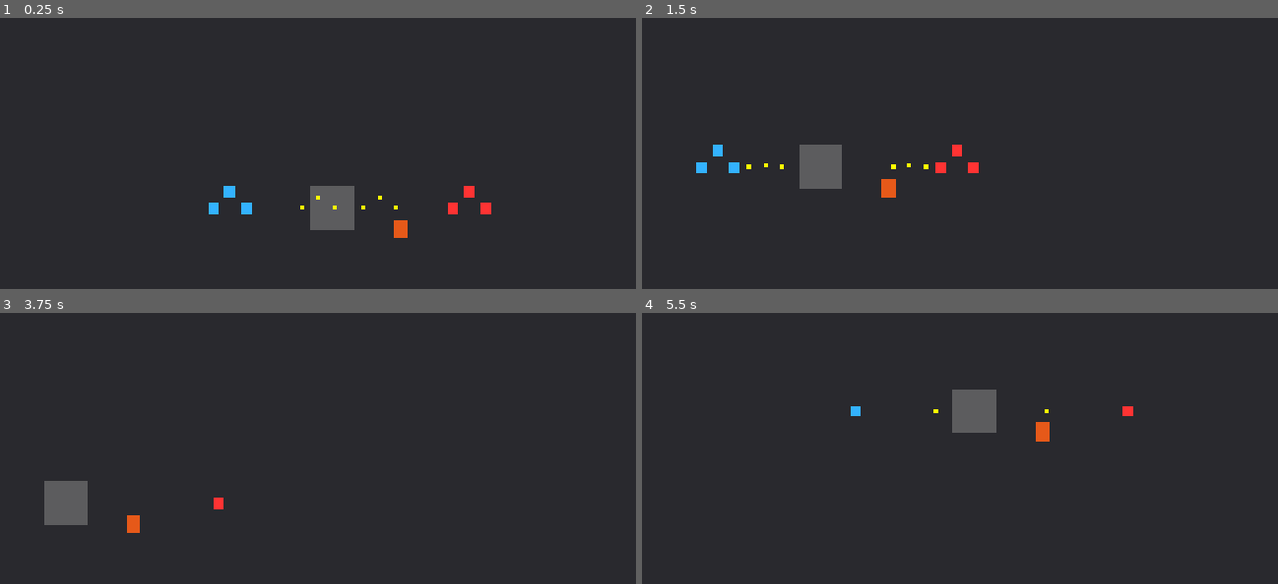
Above: before the commit, frames 1-4 (two rows, left to right).
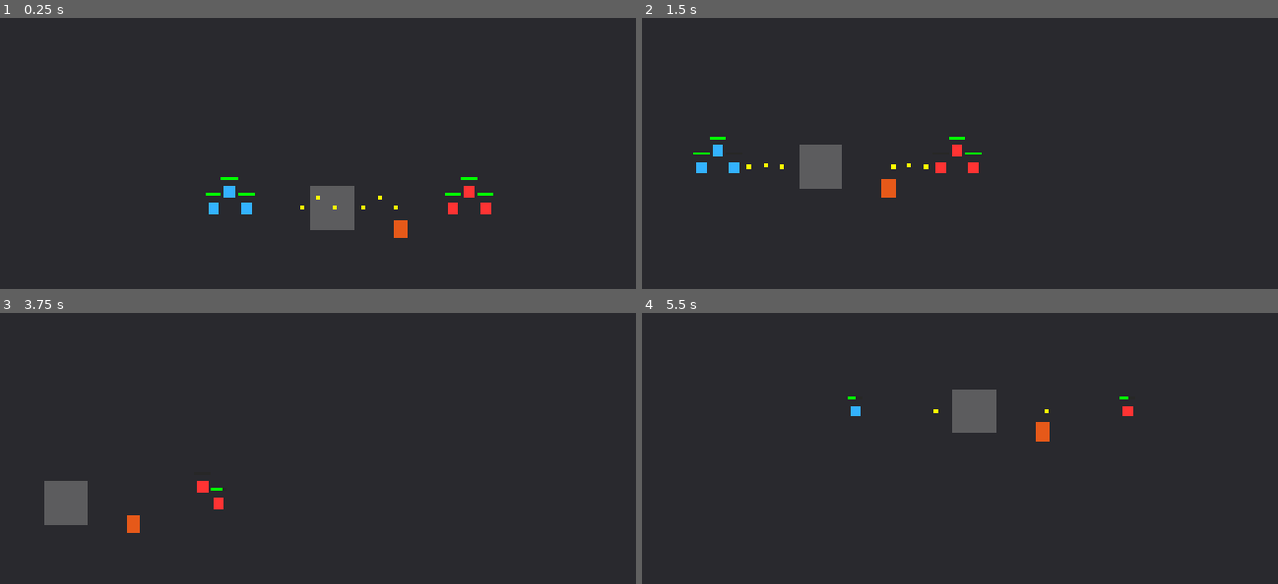
Above: after the commit, the same moments.

Repository: roflanbi4/game-zov
Game: Godot game, scene res://scenes/core/main_game.tscn
Two runs of this game, one before a commit and one after it. Both use one fixed random seed, a clock stepped at 60 frames per second and the inputs below.
Inputs (mouse positions are in pixels of both pictures, inside the frame that each line leads up to):
- Up to frame 1 (0.25 s): no input
- Up to frame 2 (1.5 s): move the mouse to (1208, 158) at 0.52 s; hold D 0.53-1.28 s; click (1208, 158) at 0.67 s; move the mouse to (877, 202) at 1.27 s; hold S from 1.28 s (still down)
- Up to frame 3 (3.75 s): move the mouse to (470, 378) at 2.02 s; release S at 2.03 s; hold D 2.03-2.78 s; move the mouse to (356, 565) at 2.77 s; hold W 2.78-3.53 s; click (356, 565) at 2.92 s; move the mouse to (629, 543) at 3.52 s; hold A from 3.53 s (still down)
- Up to frame 4 (5.5 s): move the mouse to (801, 410) at 4.27 s; move the mouse to (1074, 475) at 5.02 s; release A at 5.03 s; hold S from 5.03 s (still down); click (1074, 475) at 5.17 s

The runs differ from the first frame. In frame 1, 0.2% of the frame differs, in the area x 32-78%, y 58-66%; in frame 2, less than 0.1%; in frame 3, 0.1%; in frame 4, less than 0.1%.

Commit message:
4-sex

Diff:
--- a/project.godot
+++ b/project.godot
@@ -11,9 +11,9 @@
 [application]
 
 config/name="east-rift-zone"
+run/main_scene="res://scenes/core/main_game.tscn"
 config/features=PackedStringArray("4.7", "GL Compatibility")
 config/icon="res://icon.svg"
-run/main_scene="res://scenes/core/main_game.tscn"
 
 [display]
 
--- /dev/null
+++ b/scripts/components/MoraleComponent.gd
@@ -0,0 +1,119 @@
+class_name MoraleComponent
+extends Node
+
+@export var max_morale: float = 100.0
+@export var panic_threshold: float = 30.0
+@export var recovery_rate: float = 5.0
+@export var combat_timeout: float = 3.0
+
+var current_morale: float = 100.0
+var is_panicked: bool = false
+var cowardice_multiplier: float = 1.5
+
+var soldier: CharacterBody2D = null
+var health_component: HealthComponent = null
+var weapon_component: WeaponComponent = null
+
+var _base_move_speed: float = 0.0
+var _base_attack_cooldown: float = 0.0
+var _combat_timer: float = 0.0
+var _medic_recovery_bonus: float = 0.0
+
+var _bar_root: Node2D = null
+var _bar_bg: ColorRect = null
+var _bar_fg: ColorRect = null
+
+func _ready() -> void:
+	if soldier == null:
+		soldier = get_parent() as CharacterBody2D
+	if health_component == null and soldier != null:
+		health_component = soldier.get_node_or_null("HealthComponent") as HealthComponent
+	if weapon_component == null and soldier != null:
+		weapon_component = soldier.get_node_or_null("WeaponComponent") as WeaponComponent
+	if soldier != null and _base_move_speed == 0.0:
+		_base_move_speed = soldier.move_speed
+	if weapon_component != null and _base_attack_cooldown == 0.0:
+		_base_attack_cooldown = weapon_component.attack_cooldown
+
+	current_morale = max_morale
+	_create_bar()
+	_apply_panic_effects()
+	_update_bar()
+
+func _process(delta: float) -> void:
+	if _combat_timer > 0.0:
+		_combat_timer = maxf(0.0, _combat_timer - delta)
+	else:
+		var rate: float = recovery_rate + _medic_recovery_bonus
+		current_morale = minf(max_morale, current_morale + rate * delta)
+		_update_panic_state()
+
+	_apply_panic_effects()
+	_update_bar()
+
+func reduce_morale(amount: float) -> void:
+	if amount <= 0.0:
+		return
+	var actual: float = amount * cowardice_multiplier
+	if health_component != null and health_component.in_cover:
+		actual *= 0.5
+	current_morale = clampf(current_morale - actual, 0.0, max_morale)
+	_combat_timer = combat_timeout
+	_update_panic_state()
+
+func set_medic_recovery_bonus(bonus: float) -> void:
+	_medic_recovery_bonus = bonus
+
+func _update_panic_state() -> void:
+	var should_panic: bool = current_morale < panic_threshold
+	if should_panic != is_panicked:
+		is_panicked = should_panic
+
+func _apply_panic_effects() -> void:
+	if soldier != null and is_instance_valid(soldier):
+		if is_panicked:
+			soldier.move_speed = _base_move_speed * 0.6
+		else:
+			soldier.move_speed = _base_move_speed
+	if weapon_component != null and is_instance_valid(weapon_component):
+		if is_panicked:
+			weapon_component.attack_cooldown = _base_attack_cooldown * 2.0
+		else:
+			weapon_component.attack_cooldown = _base_attack_cooldown
+
+func _create_bar() -> void:
+	if soldier == null:
+		return
+	_bar_root = Node2D.new()
+	_bar_root.name = "MoraleBar"
+	_bar_root.position = Vector2(-12.0, -22.0)
+	soldier.add_child(_bar_root)
+
+	_bar_bg = ColorRect.new()
+	_bar_bg.size = Vector2(24.0, 4.0)
+	_bar_bg.color = Color(0.15, 0.15, 0.15, 0.85)
+	_bar_root.add_child(_bar_bg)
+
+	_bar_fg = ColorRect.new()
+	_bar_fg.size = Vector2(24.0, 4.0)
+	_bar_fg.color = Color.GREEN
+	_bar_root.add_child(_bar_fg)
+
+func _update_bar() -> void:
+	if _bar_fg == null:
+		return
+	var ratio: float = 0.0
+	if max_morale > 0.0:
+		ratio = clampf(current_morale / max_morale, 0.0, 1.0)
+	_bar_fg.size.x = 24.0 * ratio
+	_update_bar_color()
+
+func _update_bar_color() -> void:
+	if _bar_fg == null:
+		return
+	if is_panicked:
+		_bar_fg.color = Color.RED
+	elif current_morale < 50.0:
+		_bar_fg.color = Color.YELLOW
+	else:
+		_bar_fg.color = Color.GREEN
--- /dev/null
+++ b/scripts/components/SpecialistComponent.gd
@@ -0,0 +1,130 @@
+class_name SpecialistComponent
+extends Node
+
+enum Type { NONE = 0, MEDIC = 1, SAPPER = 2, RADIO = 3 }
+
+@export var specialist_type: int = Type.NONE
+
+var squad_controller: Node2D = null
+var _radio_applied: bool = false
+var _heal_accum: float = 0.0
+
+func _ready() -> void:
+	if squad_controller == null:
+		squad_controller = get_parent() as Node2D
+	if specialist_type == Type.RADIO:
+		_apply_radio_bonus()
+	if specialist_type != Type.MEDIC:
+		_reset_medic_bonuses()
+
+func _process(delta: float) -> void:
+	if squad_controller == null or not is_instance_valid(squad_controller):
+		return
+	var soldiers: Array = squad_controller.get("soldiers")
+	if soldiers == null:
+		return
+	if specialist_type == Type.MEDIC:
+		_process_medic(delta, soldiers)
+
+func _process_medic(delta: float, soldiers: Array) -> void:
+	_heal_accum += 4.0 * delta
+	var heal_tick: int = 0
+	while _heal_accum >= 1.0:
+		_heal_accum -= 1.0
+		heal_tick += 1
+	if heal_tick <= 0:
+		heal_tick = 0
+
+	for i in range(soldiers.size()):
+		var soldier: Node2D = soldiers[i] as Node2D
+		if soldier == null or not is_instance_valid(soldier):
+			continue
+		var health: HealthComponent = soldier.get_node_or_null("HealthComponent") as HealthComponent
+		var morale: MoraleComponent = soldier.get_node_or_null("MoraleComponent") as MoraleComponent
+
+		var has_nearby_ally: bool = false
+		for j in range(soldiers.size()):
+			if i == j:
+				continue
+			var other: Node2D = soldiers[j] as Node2D
+			if other != null and is_instance_valid(other):
+				if soldier.global_position.distance_to(other.global_position) <= 100.0:
+					has_nearby_ally = true
+					break
+
+		if has_nearby_ally:
+			if health != null and heal_tick > 0:
+				health.current_hp = mini(health.max_hp, health.current_hp + heal_tick)
+			if morale != null:
+				morale.set_medic_recovery_bonus(2.0)
+		else:
+			if morale != null:
+				morale.set_medic_recovery_bonus(0.0)
+
+func _apply_radio_bonus() -> void:
+	if _radio_applied:
+		return
+	if squad_controller == null:
+		return
+	var soldiers: Array = squad_controller.get("soldiers")
+	if soldiers == null:
+		return
+	for s in soldiers:
+		var soldier: Node2D = s as Node2D
+		if soldier == null or not is_instance_valid(soldier):
+			continue
+		var weapon: WeaponComponent = soldier.get_node_or_null("WeaponComponent") as WeaponComponent
+		if weapon == null:
+			continue
+		if not weapon.has_meta("base_attack_range"):
+			weapon.set_meta("base_attack_range", weapon.attack_range)
+		var base_range: float = float(weapon.get_meta("base_attack_range"))
+		weapon.attack_range = base_range * 1.25
+		var detection: Area2D = weapon.get_node_or_null("DetectionArea") as Area2D
+		if detection != null and detection.get_child_count() > 0:
+			var shape_node: Node = detection.get_child(0)
+			if shape_node is CollisionShape2D:
+				var circle: CircleShape2D = (shape_node as CollisionShape2D).shape as CircleShape2D
+				if circle != null:
+					circle.radius = weapon.attack_range
+	_radio_applied = true
+
+func _reset_medic_bonuses() -> void:
+	if squad_controller == null:
+		return
+	var soldiers: Array = squad_controller.get("soldiers")
+	if soldiers == null:
+		return
+	for s in soldiers:
+		var soldier: Node2D = s as Node2D
+		if soldier == null or not is_instance_valid(soldier):
+			continue
+		var morale: MoraleComponent = soldier.get_node_or_null("MoraleComponent") as MoraleComponent
+		if morale != null:
+			morale.set_medic_recovery_bonus(0.0)
+
+func disarm_anomaly(anomaly: Node) -> bool:
+	if specialist_type != Type.SAPPER:
+		return false
+	if anomaly != null and is_instance_valid(anomaly):
+		anomaly.queue_free()
+		return true
+	return false
+
+func place_mine(position: Vector2) -> Node2D:
+	if specialist_type != Type.SAPPER:
+		return null
+	var mine: Area2D = Area2D.new()
+	mine.name = "Mine"
+	var shape := CollisionShape2D.new()
+	var circle := CircleShape2D.new()
+	circle.radius = 40.0
+	shape.shape = circle
+	mine.add_child(shape)
+	mine.global_position = position
+	var tree: SceneTree = get_tree()
+	if tree != null and tree.current_scene != null:
+		tree.current_scene.add_child(mine)
+	else:
+		add_child(mine)
+	return mine
--- /dev/null
+++ b/scripts/components/VeterancyComponent.gd
@@ -0,0 +1,95 @@
+class_name VeterancyComponent
+extends Node
+
+enum Rank { ROOKIE = 0, VETERAN = 1, ELITE = 2 }
+
+@export var rank: int = Rank.ROOKIE
+var xp: int = 0
+
+const XP_VETERAN: int = 100
+const XP_ELITE: int = 300
+
+var soldier: CharacterBody2D = null
+var health_component: HealthComponent = null
+var weapon_component: WeaponComponent = null
+var morale_component: MoraleComponent = null
+
+var _base_max_hp: int = 0
+var _base_attack_damage: int = 0
+
+func _ready() -> void:
+	if soldier == null:
+		soldier = get_parent() as CharacterBody2D
+	if health_component == null and soldier != null:
+		health_component = soldier.get_node_or_null("HealthComponent") as HealthComponent
+	if weapon_component == null and soldier != null:
+		weapon_component = soldier.get_node_or_null("WeaponComponent") as WeaponComponent
+	if morale_component == null and soldier != null:
+		morale_component = soldier.get_node_or_null("MoraleComponent") as MoraleComponent
+
+	if health_component != null:
+		_base_max_hp = health_component.max_hp
+	if weapon_component != null:
+		_base_attack_damage = weapon_component.attack_damage
+
+	_apply_rank_bonuses()
+
+func add_xp(amount: int) -> void:
+	if amount <= 0:
+		return
+	xp += amount
+	var new_rank: int = rank
+	if xp >= XP_ELITE:
+		new_rank = Rank.ELITE
+	elif xp >= XP_VETERAN:
+		new_rank = Rank.VETERAN
+	if new_rank > rank:
+		rank = new_rank
+		_apply_rank_bonuses()
+
+func get_rank_name() -> String:
+	match rank:
+		Rank.VETERAN:
+			return "Veteran"
+		Rank.ELITE:
+			return "Elite"
+		_:
+			return "Rookie"
+
+func _hp_multiplier() -> float:
+	match rank:
+		Rank.VETERAN:
+			return 1.25
+		Rank.ELITE:
+			return 1.5
+		_:
+			return 1.0
+
+func _damage_multiplier() -> float:
+	match rank:
+		Rank.VETERAN:
+			return 1.25
+		Rank.ELITE:
+			return 1.5
+		_:
+			return 1.0
+
+func _cowardice_for_rank() -> float:
+	match rank:
+		Rank.VETERAN:
+			return 1.0
+		Rank.ELITE:
+			return 0.6
+		_:
+			return 1.5
+
+func _apply_rank_bonuses() -> void:
+	if health_component != null and is_instance_valid(health_component):
+		var new_max: int = int(round(_base_max_hp * _hp_multiplier()))
+		var delta: int = new_max - health_component.max_hp
+		health_component.max_hp = new_max
+		health_component.current_hp = clampi(health_component.current_hp + delta, 0, new_max)
+	if weapon_component != null and is_instance_valid(weapon_component):
+		weapon_component.attack_damage = int(round(_base_attack_damage * _damage_multiplier()))
+	if morale_component != null and is_instance_valid(morale_component):
+		morale_component.cowardice_multiplier = _cowardice_for_rank()
--- a/scripts/core/HealthComponent.gd
+++ b/scripts/core/HealthComponent.gd
@@ -17,6 +17,10 @@
 	if in_cover:
 		actual_damage = int(amount * (1.0 - cover_damage_reduction))
 	current_hp -= actual_damage
+	if get_parent() != null:
+		var morale: MoraleComponent = get_parent().get_node_or_null("MoraleComponent") as MoraleComponent
+		if morale != null:
+			morale.reduce_morale(float(amount))
 	if current_hp <= 0:
 		current_hp = 0
 		died.emit(get_parent() as Node2D)
--- a/scripts/core/Projectile.gd
+++ b/scripts/core/Projectile.gd
@@ -6,6 +6,7 @@
 
 var target_position: Vector2 = Vector2.ZERO
 var active: bool = true
+var shooter: Node2D = null
 
 func setup(target: Vector2, projectile_speed: float, projectile_damage: int, projectile_target_group: String) -> void:
 	target_position = target
@@ -30,5 +31,23 @@
 			var health: HealthComponent = obj.get_node_or_null("HealthComponent")
 			if health:
 				health.take_damage(damage)
+			_award_xp()
 			break
 	queue_free()
+
+func _award_xp() -> void:
+	if shooter == null or not is_instance_valid(shooter):
+		return
+	var squad: Node = shooter.get("squad_controller")
+	if squad != null and is_instance_valid(squad):
+		var soldiers: Array = squad.get("soldiers")
+		if soldiers != null:
+			for s in soldiers:
+				if is_instance_valid(s):
+					var vet: VeterancyComponent = s.get_node_or_null("VeterancyComponent") as VeterancyComponent
+					if vet != null:
+						vet.add_xp(15)
+			return
+	var vet: VeterancyComponent = shooter.get_node_or_null("VeterancyComponent") as VeterancyComponent
+	if vet != null:
+		vet.add_xp(15)
--- a/scripts/core/Soldier.gd
+++ b/scripts/core/Soldier.gd
@@ -7,6 +7,8 @@
 @onready var nav_agent: NavigationAgent2D = $NavigationAgent2D
 var health_component: HealthComponent
 var weapon: WeaponComponent
+var morale_component: MoraleComponent
+var veterancy_component: VeterancyComponent
 
 var target_position: Vector2 = Vector2.ZERO
 var squad_controller: Node2D = null
@@ -26,6 +28,19 @@
 		weapon = WeaponComponent.new()
 		weapon.name = "WeaponComponent"
 		add_child(weapon)
+	morale_component = get_node_or_null("MoraleComponent")
+	if morale_component == null:
+		morale_component = MoraleComponent.new()
+		morale_component.name = "MoraleComponent"
+		add_child(morale_component)
+
+	veterancy_component = get_node_or_null("VeterancyComponent")
+	if veterancy_component == null:
+		veterancy_component = VeterancyComponent.new()
+		veterancy_component.name = "VeterancyComponent"
+		add_child(veterancy_component)
+
+
 
 	var parent = get_parent()
 	if parent is Node2D:
--- a/scripts/core/SquadController.gd
+++ b/scripts/core/SquadController.gd
@@ -1,9 +1,11 @@
 extends Node2D
 
 @export var formation_spacing: float = 24.0
+@export var specialist_type: int = 0
 
 var soldiers: Array = []
 var formation_offsets: Array[Vector2] = []
+var specialist_component: SpecialistComponent
 
 func _ready() -> void:
 	# Определяем группу отряда — если отряд вражеский, не считаем его игроком
@@ -30,6 +32,13 @@
 	for i in range(soldiers.size()):
 		if i < formation_offsets.size():
 			soldiers[i].formation_offset = formation_offsets[i]
+	specialist_component = get_node_or_null("SpecialistComponent")
+	if specialist_component == null:
+		specialist_component = SpecialistComponent.new()
+		specialist_component.name = "SpecialistComponent"
+		specialist_component.specialist_type = specialist_type
+		add_child(specialist_component)
+
 
 func move_squad(destination: Vector2) -> void:
 	for i in range(soldiers.size()):
@@ -40,6 +49,11 @@
 func on_soldier_died(soldier: Node2D) -> void:
 	if is_instance_valid(soldier):
 		soldiers.erase(soldier)
+		for s in soldiers:
+			if is_instance_valid(s):
+				var m: MoraleComponent = s.get_node_or_null("MoraleComponent") as MoraleComponent
+				if m != null:
+					m.reduce_morale(20.0)
 	if is_instance_valid(soldier):
 		soldier.queue_free()
 	if soldiers.is_empty():
--- a/scripts/core/WeaponComponent.gd
+++ b/scripts/core/WeaponComponent.gd
@@ -57,6 +57,7 @@
 	var bullet := Node2D.new()
 	var script_res := preload("res://scripts/core/Projectile.gd")
 	bullet.set_script(script_res)
+	bullet.set("shooter", get_parent())
 	var rect := ColorRect.new()
 	rect.size = Vector2(6, 6)
 	rect.position = Vector2(-3, -3)
Not shown, added: scripts/components/MoraleComponent.gd.uid
Not shown, added: scripts/components/SpecialistComponent.gd.uid
Not shown, added: scripts/components/VeterancyComponent.gd.uid
